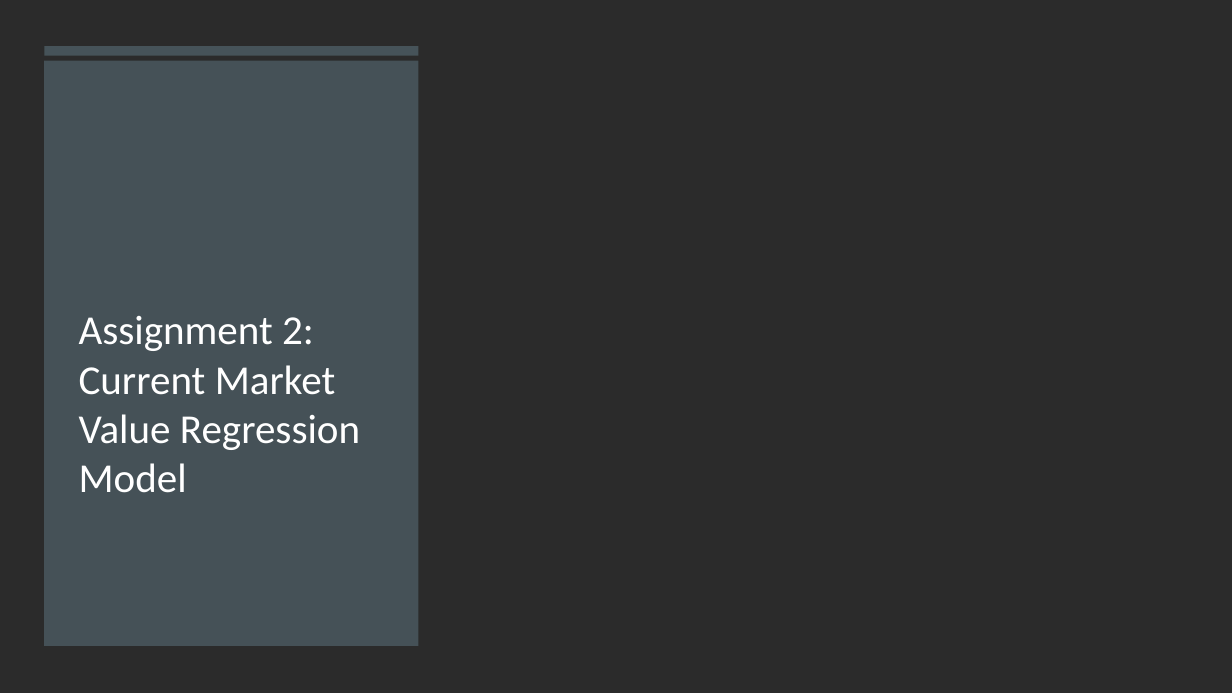
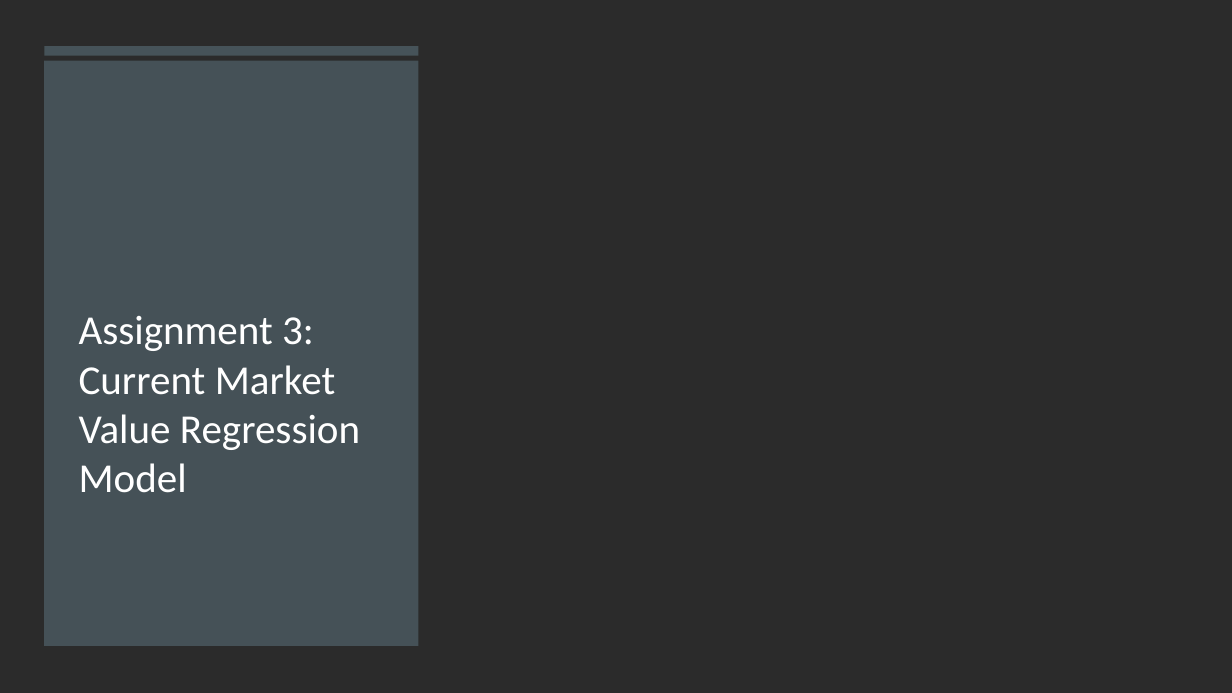
Before and after one commit to tamimcm416/capstone_business_stats, a slide deck: slide 1 of Assignment 3.pptx. Drawn at 1232x693 pixels with LibreOffice and Linux fonts; fonts in the diff are those of the drawing; background and template pictures are left out; a plain dark background stands for a picture behind light text. Boxes give left, top, right and bottom in pixels: in the first picture for what was removed or moved away, otherwise in the second. Text is boxed around its words. In the diff, an @@ line names an element or a change of style, - is before the commit and + after.

```diff
--- a/Assignment 3.pptx
+++ b/Assignment 3.pptx
@@ title at [79,316,360,493]: text changed @@
-Assignment 2:
-Current Market Value Regression Model
+Assignment 3:
+Current Market Value Regression Model
```
